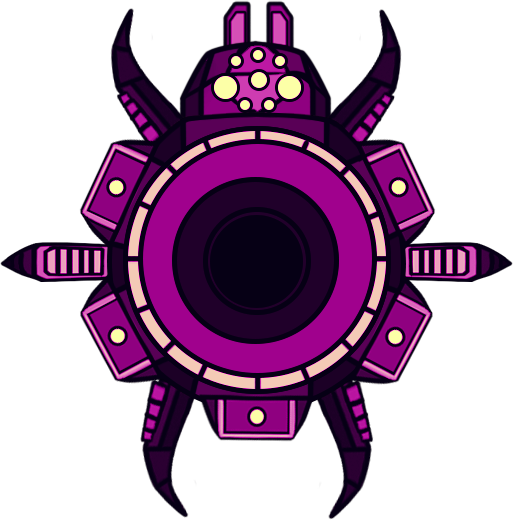
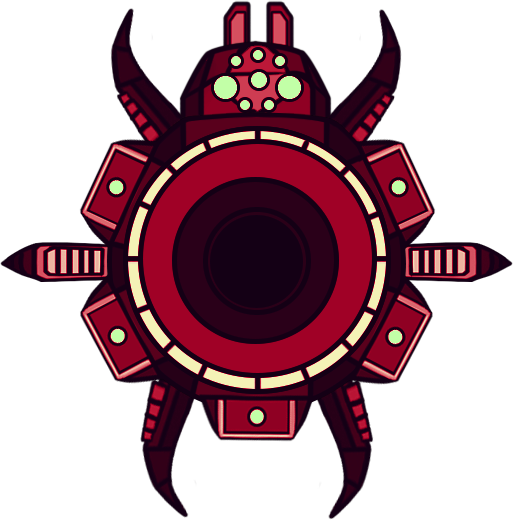
Layer changes from the first 513x520 image to the second:
painted on "Base" (1st of 3, in "Final") over [79, 111, 436, 442]
painted on "Pata_Centro_DER" over [403, 242, 512, 282]
painted on "Pata_Centro_IZQ" over [1, 242, 110, 282]
painted on "Pata_Abajo_DER" over [313, 376, 374, 519]
painted on "Pata_Abajo_IZQ" over [140, 375, 199, 517]
painted on "Pata_Ariba_DER" (1st of 2, in "Final" › "Patas") over [323, 10, 402, 150]
painted on "Pata_Ariba_DER" (2nd of 2, in "Final" › "Patas") over [110, 9, 188, 150]
painted on "Cabeza" (2nd of 3, in "Final" › "Cabeza") over [179, 40, 332, 125]
painted on "Diente_IZQ" over [222, 2, 252, 59]
painted on "Diente_DER" over [265, 2, 295, 59]
